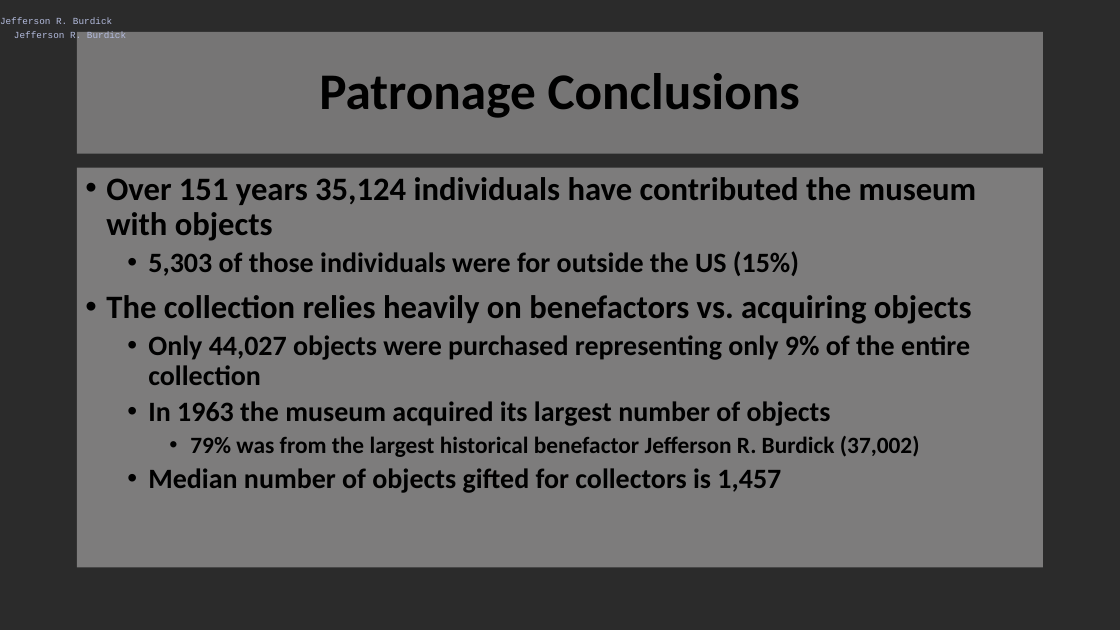
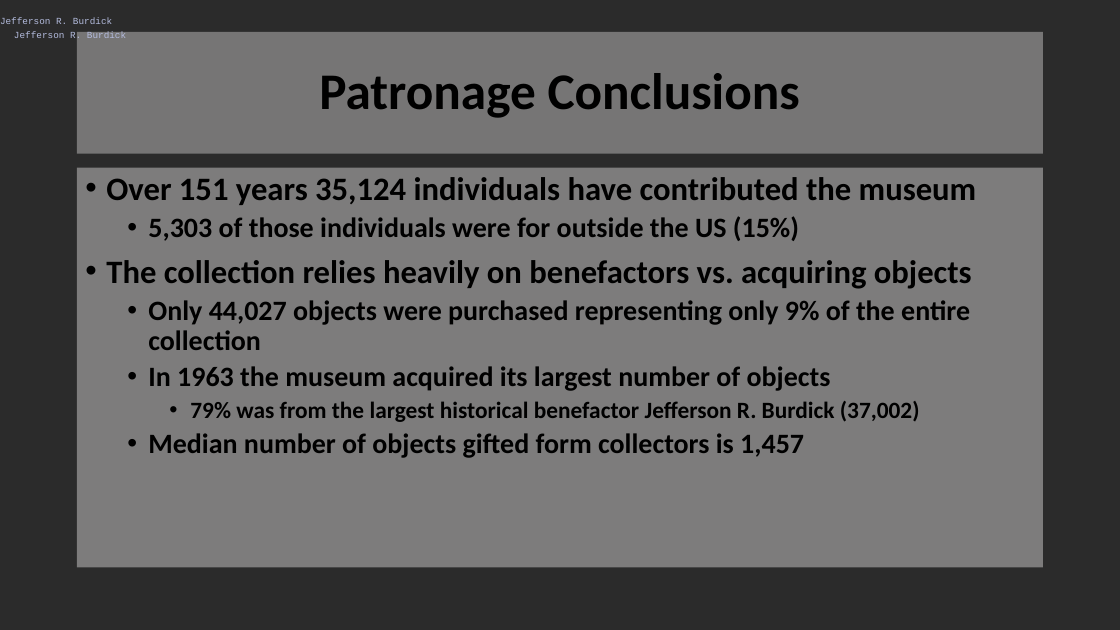
Before and after one commit to MtSopris/ProjectMet2, a slide deck: slide 14 of Analysis of th MET.pptx. Drawn at 1120x630 pixels with LibreOffice and Linux fonts; fonts in the diff are those of the drawing; background and template pictures are left out; a plain dark background stands for a picture behind light text. Boxes give left, top, right and bottom in pixels: in the first picture for what was removed or moved away, otherwise in the second. Text is boxed around its words. In the diff, an @@ line names an element or a change of style, - is before the commit and + after.

```diff
--- a/Analysis of th MET.pptx
+++ b/Analysis of th MET.pptx
@@ text at bbox=[106, 177, 977, 205]: text changed @@
-• Over 151 years 35,124 individuals have contributed the museum with objects
+• Over 151 years 35,124 individuals have contributed the museum
@@ text at bbox=[148, 433, 804, 458]: text changed @@
-  • Median number of objects gifted for collectors is 1,457
+  • Median number of objects gifted form collectors is 1,457
```
Also in this commit, not shown: 2 other slides changed, 10 other files.
